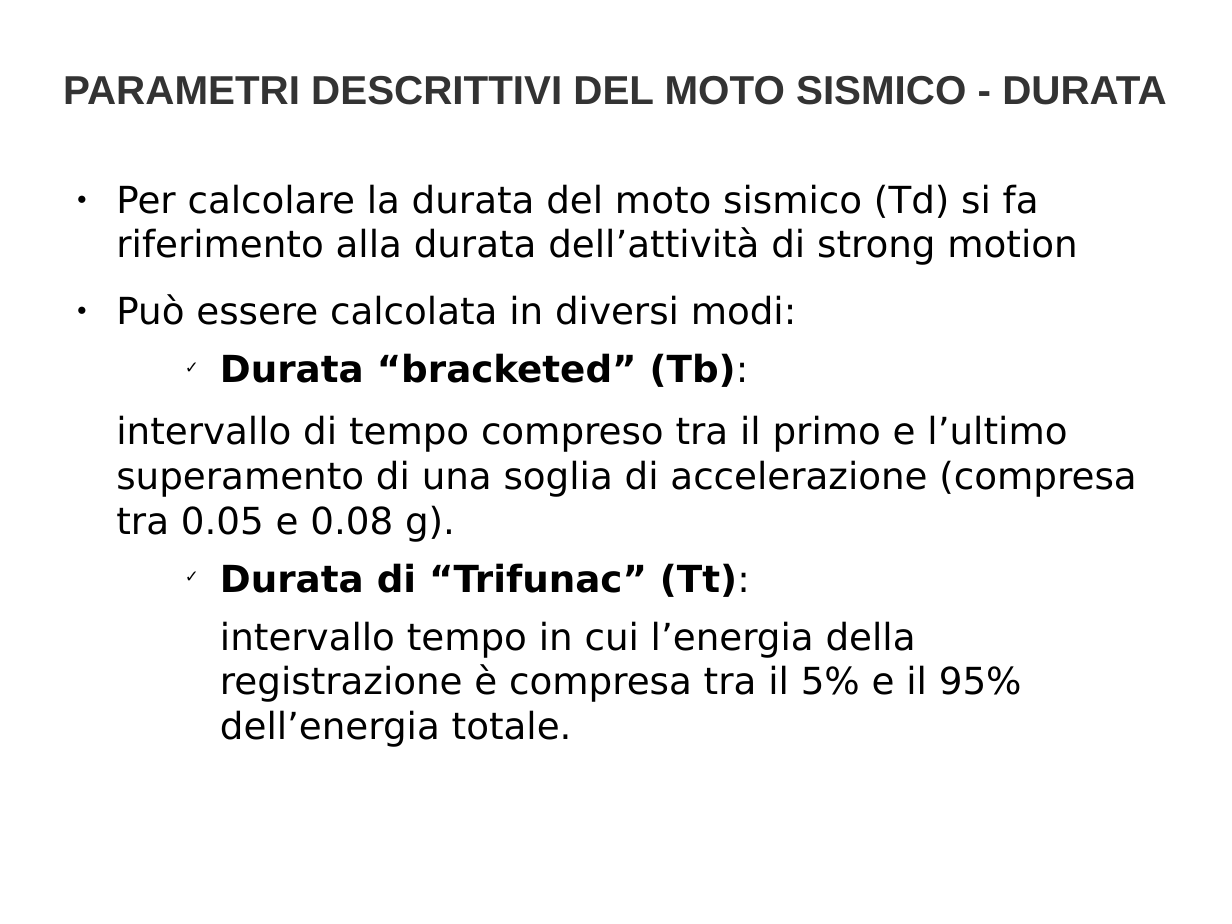
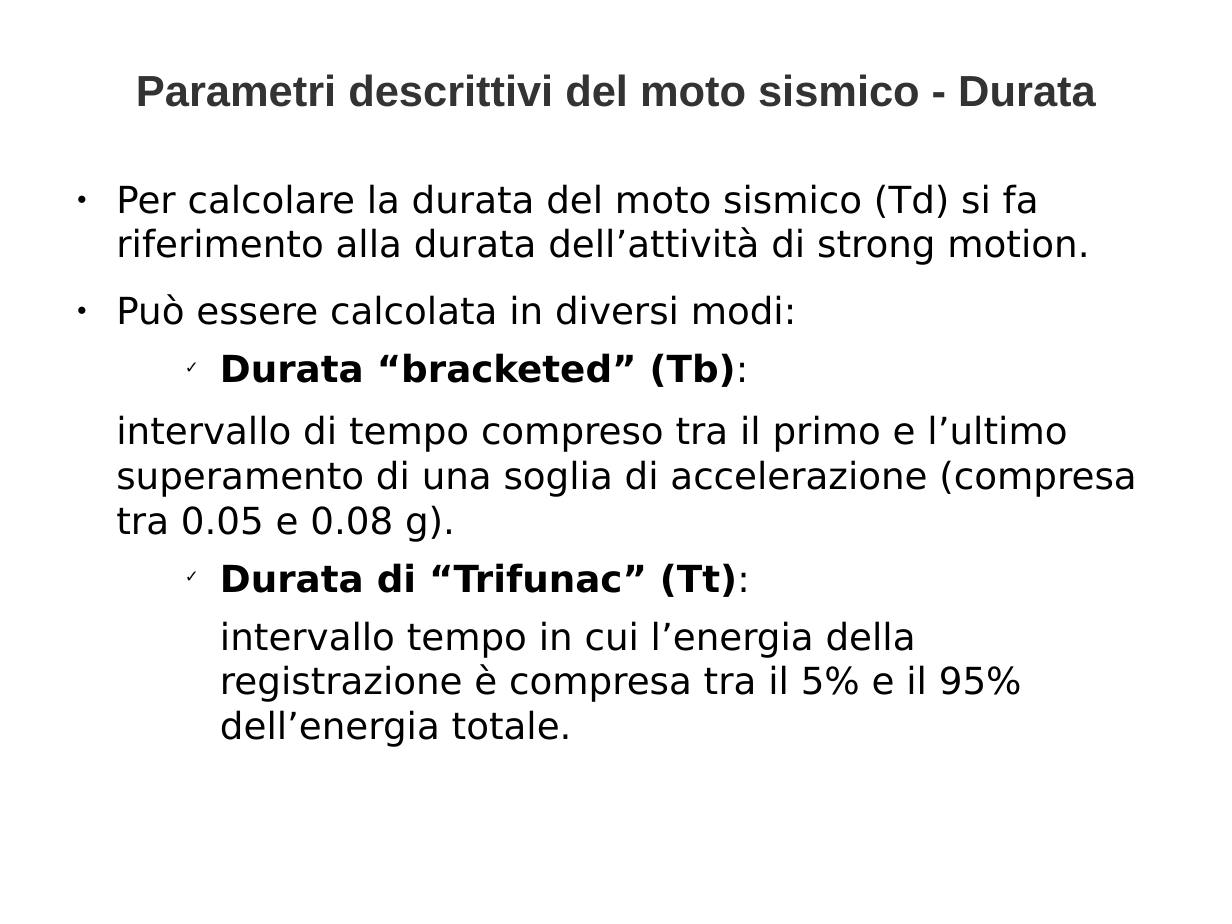
Before and after one commit to biagiom/QuakeSense, a slide deck: slide 37 of Presentazione_QuakeSense.odp (slide 36 before the commit). Drawn at 1232x924 pixels with LibreOffice and Linux fonts; fonts in the diff are those of the drawing. Boxes give left, top, right and bottom in pixels: in the first picture for what was removed or moved away, otherwise in the second. Text is boxed around its words. In the diff, an @@ line names an element or a change of style, - is before the commit and + after.

```diff
--- a/Presentazione_QuakeSense.odp
+++ b/Presentazione_QuakeSense.odp
@@ title at <box>136,74,1096,107</box>: text changed; size 26 to 28 pt @@
-PARAMETRI DESCRITTIVI DEL MOTO SISMICO - DURATA
+Parametri descrittivi del moto sismico - Durata
@@ text at <box>116,184,1089,265</box>: text changed @@
-● Per calcolare la durata del moto sismico (Td) si fa riferimento alla durata dell’attività di strong motion
+● Per calcolare la durata del moto sismico (Td) si fa riferimento alla durata dell’attività di strong motion.
```
Also in this commit, not shown: 12 other slides changed, 1 slide added, 1 other file.
